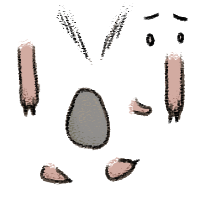
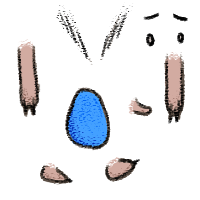
The second 200 × 200 image is a revision of the first. Changes to its layers:
painted on "Shading" over [67, 94, 106, 147]
painted on "Color" over [66, 90, 108, 148]
